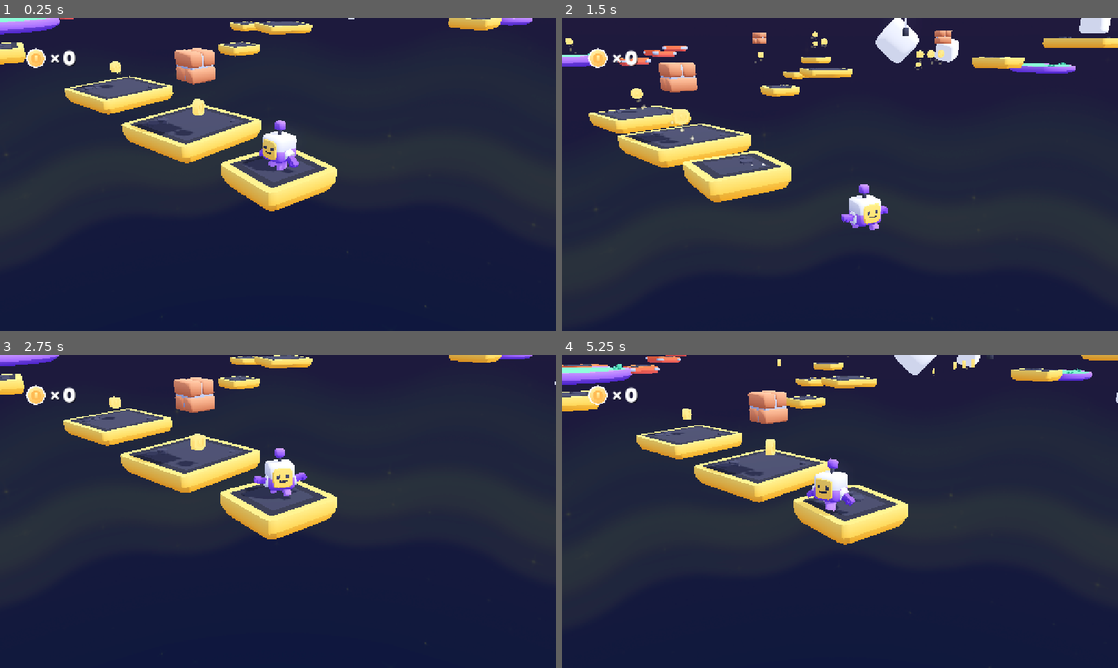
Above: before the commit, frames 1-4 (two rows, left to right).
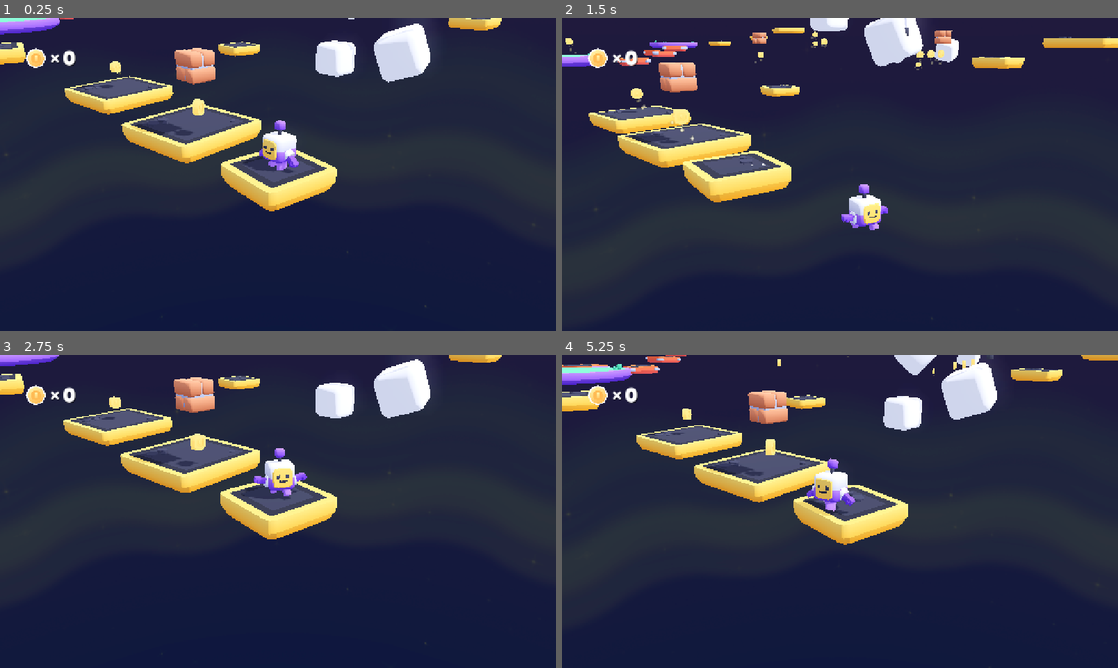
Above: after the commit, the same moments.

Repository: insertnewusername/3d-platformer
Game: Godot game, scene res://scenes/main.tscn
Two runs of this game, one before a commit and one after it. Both use one fixed random seed, a clock stepped at 60 frames per second and the inputs below.
Inputs (mouse positions are in pixels of both pictures, inside the frame that each line leads up to):
- Up to frame 1 (0.25 s): no input
- Up to frame 2 (1.5 s): tap Enter at 0.5 s; move the mouse to (962, 158) at 0.52 s; hold D (move_right) 0.53-1.28 s; tap Down (camera_down) at 0.6 s; click (962, 158) at 0.67 s; tap Space (jump) at 0.77 s; move the mouse to (728, 190) at 1.27 s; hold S (move_back) from 1.28 s (still down); tap Left (camera_left) at 1.35 s
- Up to frame 3 (2.75 s): tap Space (jump) at 1.52 s; move the mouse to (333, 442) at 2.02 s; release S (move_back) at 2.03 s; hold D (move_right) from 2.03 s (still down); tap Right (camera_right) at 2.1 s
- Up to frame 4 (5.25 s): move the mouse to (812, 574) at 2.77 s; release D (move_right) at 2.78 s; hold W (move_forward) 2.78-3.53 s; tap Up (camera_up) at 2.85 s; click (812, 574) at 2.92 s; tap Space (jump) at 3.02, 3.77, 4.52 s; move the mouse to (1006, 558) at 3.52 s; hold A (move_left) 3.53-5.03 s; tap Alt at 3.6 s; move the mouse to (673, 464) at 4.27 s; tap Shift at 4.35 s; move the mouse to (867, 511) at 5.02 s; hold S (move_back) from 5.03 s (still down); tap Down (camera_down) at 5.1 s; click (867, 511) at 5.17 s

The runs differ from the first frame. In frame 1, 2.7% of the frame differs, in the area x 41-96%, y 0-21%; in frame 2, 2.2%; in frame 3, 2.7%; in frame 4, 2.8%, in the area x 42-100%, y 2-25%.

Commit message:
build more of the level

Diff:
--- a/scenes/main.tscn
+++ b/scenes/main.tscn
@@ -51,10 +51,10 @@
 transform = Transform3D(0.993085, 0, -0.117399, 0, 1, 0, 0.117399, 0, 0.993085, -15, 0, -11.530394)
 
 [node name="platform5" parent="World" unique_id=1066353969 instance=ExtResource("6_sdmev")]
-transform = Transform3D(0.993085, 0, -0.117399, 0, 1, 0, 0.117399, 0, 0.993085, -21.925076, 0.3466103, -18.21402)
+transform = Transform3D(0.85970074, 0, -0.51079834, 0, 1, 0, 0.51079834, 0, 0.85970074, -38.510395, 3.5386236, -24.720127)
 
 [node name="platform6" parent="World" unique_id=1910561790 instance=ExtResource("6_sdmev")]
-transform = Transform3D(0.9779442, 0, 0.20886743, 0, 1, 0, -0.20886743, 0, 0.9779442, -22.07586, 1.5132568, -20.295877)
+transform = Transform3D(0.9779442, 0, 0.20886743, 0, 1, 0, -0.20886743, 0, 0.9779442, -40.87967, 2.9591885, -20.735037)
 
 [node name="platform2" parent="World" unique_id=1359286385 instance=ExtResource("6_sdmev")]
 transform = Transform3D(1, 0, 0, 0, 1, 0, 0, 0, 1, -3, 2, -17.327984)
@@ -69,7 +69,7 @@
 transform = Transform3D(0.995121, 0, 0.0986598, 0, 1, 0, -0.0986598, 0, 0.995121, -9.76829, 0, -0.98719406)
 
 [node name="platform-medium4" parent="World" unique_id=2075037294 instance=ExtResource("7_ixpj3")]
-transform = Transform3D(0.929796, 0, -0.368076, 0, 1, 0, 0.368076, 0, 0.929796, -14.9422, 0.991941, -15.40209)
+transform = Transform3D(0.929796, 0, -0.368076, 0, 1, 0, 0.368076, 0, 0.929796, -32.61032, 4.2634096, -24.927607)
 
 [node name="platform-medium3" parent="World" unique_id=622130049 instance=ExtResource("7_ixpj3")]
 transform = Transform3D(1, 0, 0, 0, 1, 0, 0, 0, 1, 0, 3, -20.327984)
@@ -84,7 +84,7 @@
 transform = Transform3D(0.939693, 0, 0.34202, 0, 1, 0, -0.34202, 0, 0.939693, -24.520462, 1.9905783, -1.7972431)
 
 [node name="platform-grass-large-round" parent="World" unique_id=1637479868 instance=ExtResource("8_4oh1e")]
-transform = Transform3D(1, 0, 0, 0, 1, 0, 0, 0, 1, -7, 1, -31.858377)
+transform = Transform3D(1, 0, 0, 0, 1, 0, 0, 0, 1, -40.742756, 2.7519, -15.113725)
 
 [node name="platform-grass-large-round2" parent="World" unique_id=1630638152 instance=ExtResource("8_4oh1e")]
 transform = Transform3D(1, 0, 0, 0, 1, 0, 0, 0, 1, -18.226477, 2.1200309, 0.3867607)
@@ -135,10 +135,10 @@
 transform = Transform3D(1, 0, 0, 0, 1, 0, 0, 0, 1, -22.11739, 3.320589, -20.287392)
 
 [node name="cube8" parent="World" unique_id=1220954027 instance=ExtResource("13_drtpy")]
-transform = Transform3D(1, 0, 0, 0, 1, 0, 0, 0, 1, 1.5495, 1.10741, -16.993984)
+transform = Transform3D(1, 0, 0, 0, 1, 0, 0, 0, 1, -2.2840586, 1.10741, -4.900871)
 
 [node name="cube9" parent="World" unique_id=996565069 instance=ExtResource("13_drtpy")]
-transform = Transform3D(1.27593, -0.401864, 0.422933, 0.471408, 1.30937, -0.178025, -0.343721, 0.304009, 1.32582, 3.33538, 1.37146, -18.521183)
+transform = Transform3D(1.27593, -0.401864, 0.422933, 0.471408, 1.30937, -0.178025, -0.343721, 0.304009, 1.32582, -0.49817848, 1.37146, -6.4280696)
 
 [node name="cube10" parent="World" unique_id=1177743202 instance=ExtResource("13_drtpy")]
 transform = Transform3D(1.32811, 0.370441, 0.259369, -0.293866, 1.3186, -0.37854, -0.34372, 0.30401, 1.32582, -10.5752, 2.03819, -23.467464)
